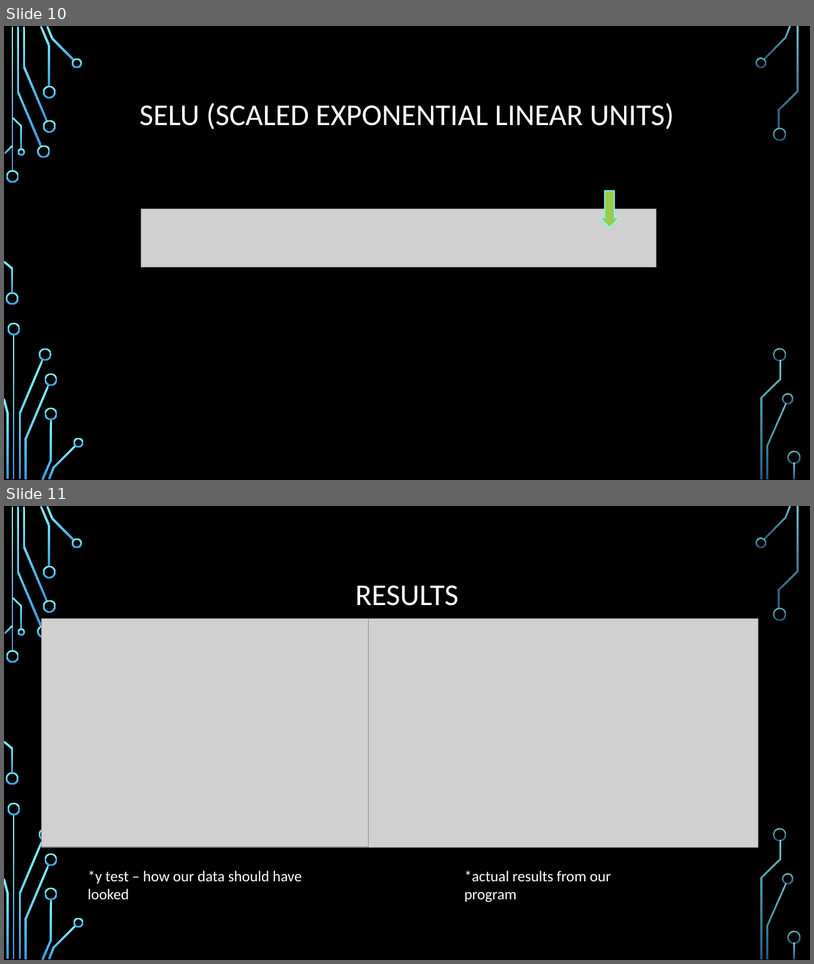
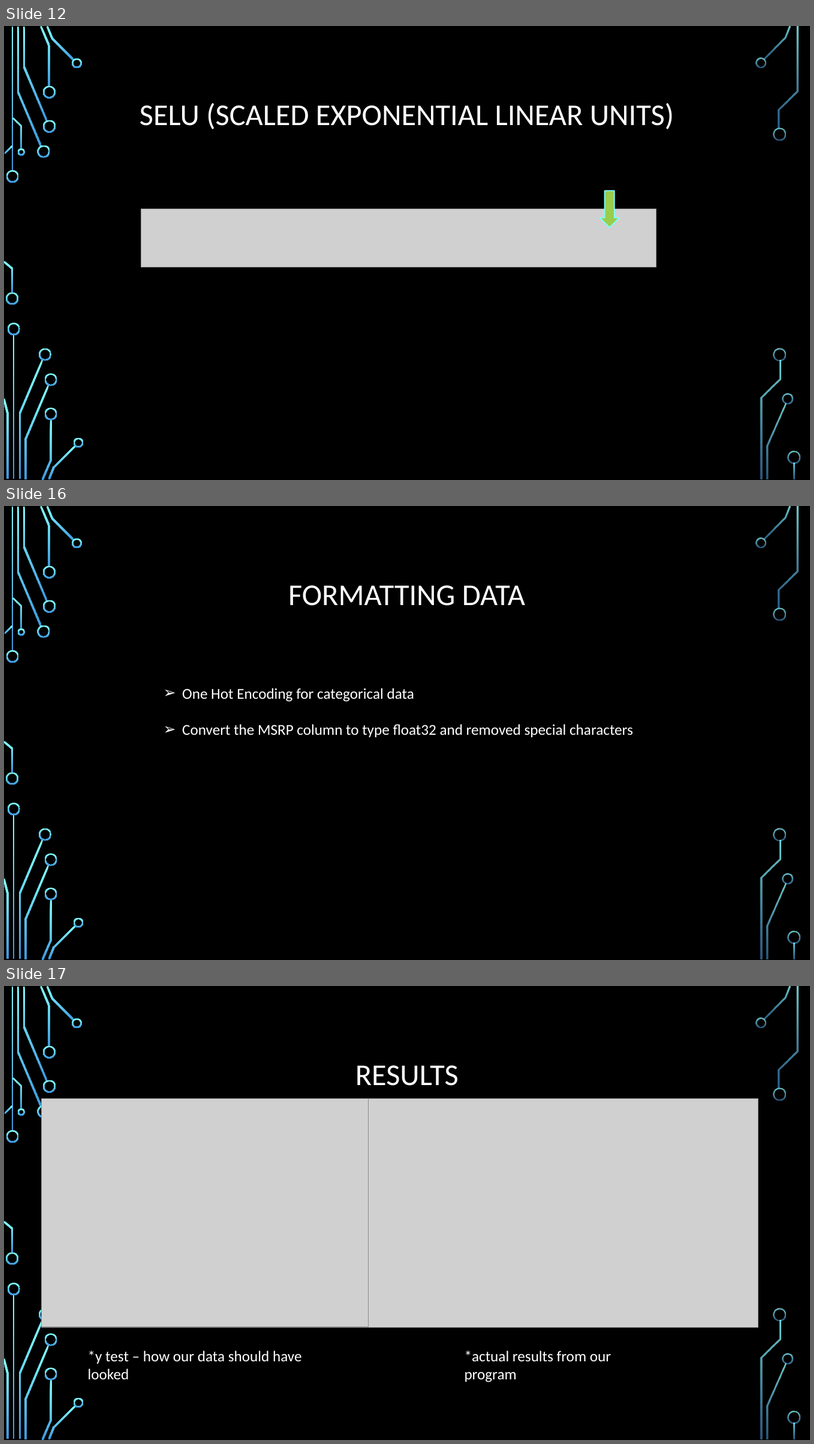
Before and after one commit to knight-coder-llc/AI-Vehicle-Calculator, a slide deck: Final Pres.pptx. Shown one above the other, each under a label of ours: slides 10 and 11 before the commit, slides 12, 16 and 17 after it; the slides between them are not shown. The pictures are 814x964 and 814x1444 pixels, drawn with LibreOffice and Linux fonts; fonts in the diff are those of the drawing; grey boxes stand for pictures; background and template pictures are left out. Boxes give left, top, right and bottom in pixels: in the first picture for what was removed or moved away, otherwise in the second. Text is boxed around its words. In the diff, an @@ line names an element or a change of style, - is before the commit and + after.

Commit message:
added formatting slides

```diff
--- a/Final Pres.pptx
+++ b/Final Pres.pptx
@@ slide 16 added at (x1=4, y1=506, x2=810, y2=960), background picture (left out); not listed: 36 template elements that a slide beside it also shows @@
@@ title added at (x1=288, y1=585, x2=525, y2=606), 36 pt, text #FFFFFF @@
+FORMATTING DATA
@@ text added at (x1=182, y1=688, x2=633, y2=737), 18 pt, text #FFFFFF @@
+  ➢ One Hot Encoding for categorical data
+  ➢ Convert the MSRP column to type float32 and removed special characters
@@ what was slide 10 is now slide 12 @@
@@ what was slide 11 is now slide 17 @@
```
Also in this commit, not shown: 5 other slides added.
